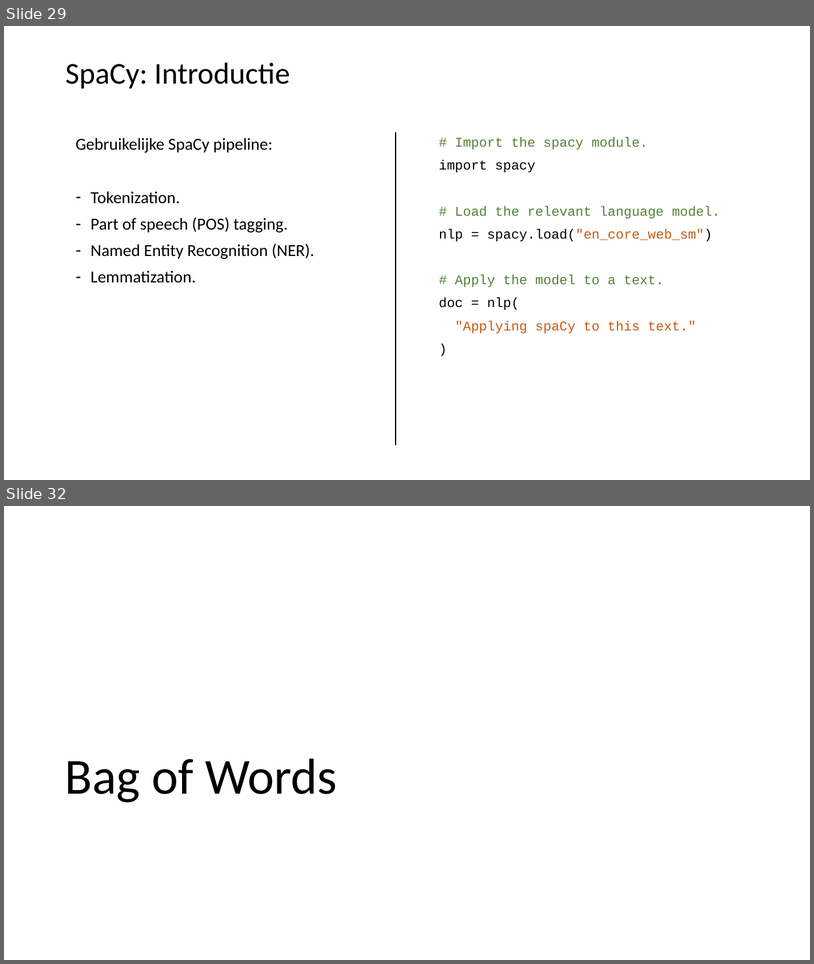
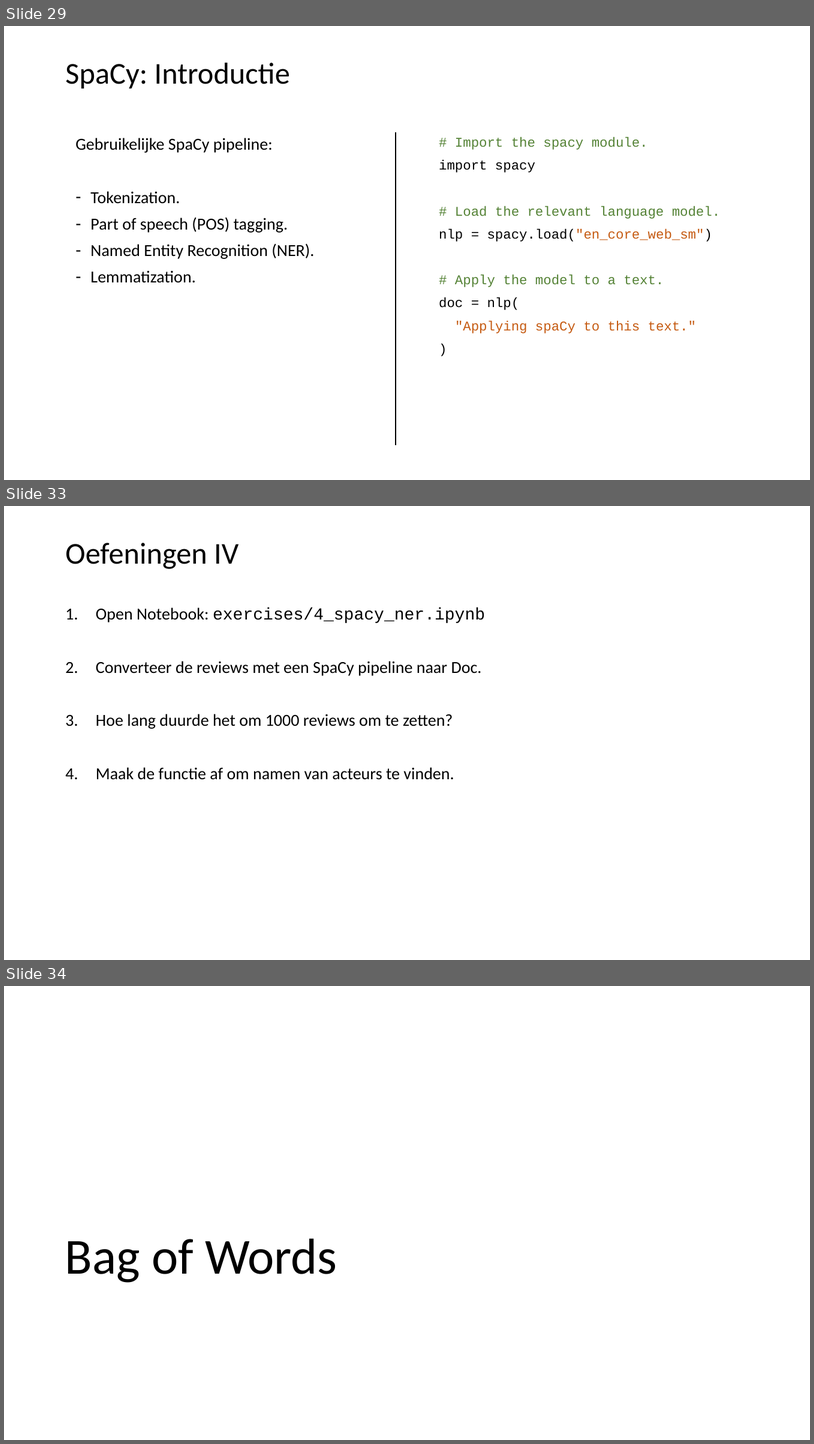
Before and after one commit to LFKoning/knowledge-sharing, a slide deck: python_trainees/5_nlp/python_traineeship_5.pptx. Shown one above the other, each under a label of ours: slides 29 and 32 before the commit, slides 29, 33 and 34 after it; the slides between them are not shown. The pictures are 814x964 and 814x1444 pixels, drawn with LibreOffice and Linux fonts; fonts in the diff are those of the drawing. Boxes give left, top, right and bottom in pixels: in the first picture for what was removed or moved away, otherwise in the second. Text is boxed around its words. In the diff, an @@ line names an element or a change of style, - is before the commit and + after.

Commit message:
Add exercises to Python trainees part 5

```diff
--- a/python_trainees/5_nlp/python_traineeship_5.pptx
+++ b/python_trainees/5_nlp/python_traineeship_5.pptx
@@ slide 33 added at (4,506,810,960), background #FFFFFF @@
@@ title added at (65,543,239,569), 36 pt, text #000000 @@
+Oefeningen IV
@@ text added at (96,607,485,780), 20 pt, text #000000 @@
+1. Open Notebook: exercises/4_spacy_ner.ipynb
+2. Converteer de reviews met een SpaCy pipeline naar Doc.
+3. Hoe lang duurde het om 1000 reviews om te zetten?
+4. Maak de functie af om namen van acteurs te vinden.
@@ what was slide 32 is now slide 34 @@
```
Also in this commit, not shown: 9 slides changed, 1 other slide added, 11 other files.
